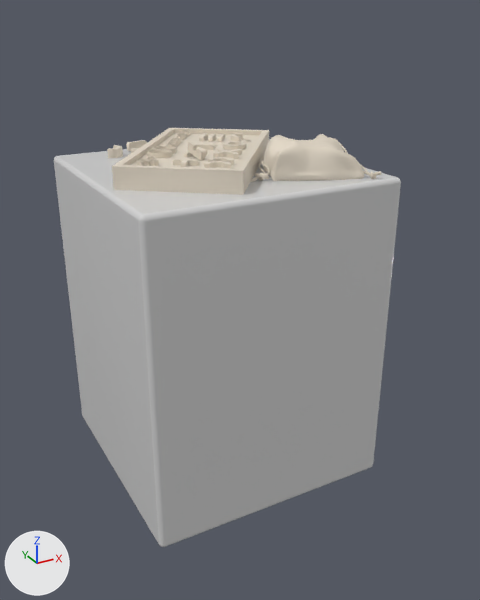
Two versions of the Blender file AR_SaloneMobile/Assets/Models/NEW/00_Celayir.blend, one commit apart.
Both versions are drawn from a 50 mm camera at (-0.631, -1.255, 1.005) aimed at (0.018, -0.075, 0.415). The axes (+X, +Y, +Z) are drawn at lower left. The lights are the same throughout. The picture after the commit comes second.

Objects in the first picture: 'Cube', 'base', 'base_bucata', 'cornice', 'sacchetto' and 23 more.
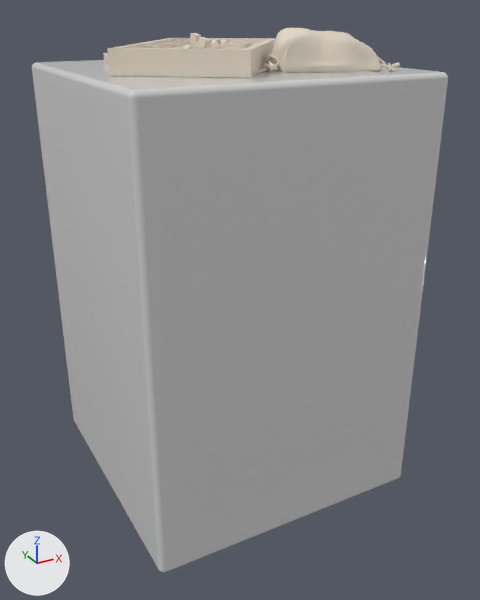
What the commit changed:
me_cube_002 is used by ob_cube; location (0.0, 0.0, 0.35).
me_cube_002 had 152 vertices, 149 faces and spanned x -0.275..0.275, y -0.275..0.275, z -0.35..0.35.
me_cube_002 now has 152 vertices, 149 faces and spans x -0.303..0.303, y -0.303..0.303, z -0.45..0.45.
me_cube_002 part 1: 152 of 152 vertices moved; they spanned x -0.275..0.275, y -0.275..0.275, z -0.35..0.35 and now span x -0.303..0.303, y -0.303..0.303, z -0.45..0.45; mean shift (0.0, 0.0, 0.0).
Object 'base' (ob_base) moves from (-0.03, 0.007, 0.702) to (-0.03, -0.018, 0.902).
Object 'sacchetto' (ob_sacchetto) moves from (0.153, -0.1, 0.716) to (0.153, -0.125, 0.917).
Object 'Cube' (ob_cube) moves from (0.0, 0.0, 0.35) to (0.002, -0.034, 0.45).

What differs and where, as boxes (x1, y1, x2, y2) in the pictures (480 x 600 px):
'Cube', reshaped, moved (20% wider, 26% taller): before (54, 139, 401, 547); after (32, 60, 448, 573)
'cornice', moved: before (112, 128, 269, 193); after (107, 38, 275, 76)
'sacchetto', moved: before (250, 134, 381, 182); after (258, 28, 400, 73)
'base_bucata', moved (not visible afterwards): before (131, 133, 259, 169)
'base', moved: before (114, 157, 264, 195); after (109, 63, 269, 78)
'Oggetto_1.001', moved: before (188, 142, 206, 160); after (190, 33, 210, 49)
'Oggetto_5', moved: before (147, 149, 172, 158); after (146, 44, 173, 48)
'Oggetto_30', moved: before (204, 161, 231, 168); after (208, 47, 237, 49)
'Oggetto_28', moved: before (213, 151, 239, 159); after (218, 44, 245, 49)
'Oggetto_26', moved (mostly hidden afterwards): before (107, 145, 123, 158); after (103, 53, 109, 63)
'Oggetto_4.001', moved: before (173, 159, 200, 166); after (175, 46, 203, 49)
'Oggetto_14', moved: before (223, 143, 246, 150); after (228, 42, 253, 47)
'Oggetto_31', moved: before (208, 157, 234, 166); after (212, 46, 240, 49)
'Oggetto_4', moved: before (152, 146, 176, 154); after (152, 43, 178, 48)
'Oggetto_9.001', moved (not visible afterwards): before (126, 140, 147, 151)
'Oggetto_27', moved: before (231, 133, 243, 142); after (236, 39, 249, 42)
'Oggetto_10.001', moved (mostly hidden): before (197, 144, 215, 150); after (210, 42, 219, 47)
'Oggetto_11', moved: before (177, 133, 186, 140); after (179, 39, 188, 45)
'Oggetto_9', moved: before (147, 159, 159, 166); after (148, 46, 159, 48)
'Oggetto_5.001', moved: before (217, 134, 225, 142); after (221, 39, 230, 44)
'Oggetto_6.001', moved: before (208, 134, 217, 142); after (212, 39, 220, 45)
'Oggetto_29', moved: before (218, 149, 242, 155); after (223, 43, 249, 48)
'Oggetto_3.001', moved: before (181, 157, 192, 167); after (183, 47, 191, 49)
'Oggetto_2.001', moved: before (184, 149, 208, 157); after (186, 44, 211, 47)
'Oggetto_7.001', moved (not visible afterwards): before (199, 133, 208, 141)
'Oggetto_8', moved: before (137, 159, 147, 165); after (135, 46, 146, 48)
'Oggetto_13', moved (not visible afterwards): before (224, 141, 246, 145)
'Oggetto_10', moved: before (180, 130, 190, 137); after (186, 38, 190, 44)
'Oggetto_3', moved (not visible afterwards): before (166, 142, 176, 147)
'Oggetto_2', moved: before (169, 140, 179, 146); after (170, 41, 180, 46)
'Oggetto_1', moved: before (172, 138, 181, 144); after (177, 40, 183, 46)
'Oggetto_7', moved (not visible afterwards): before (140, 160, 149, 166)
'Oggetto_6', moved (not visible afterwards): before (146, 156, 155, 161)
'Oggetto_8.001', moved (not visible afterwards): before (131, 148, 139, 153)
